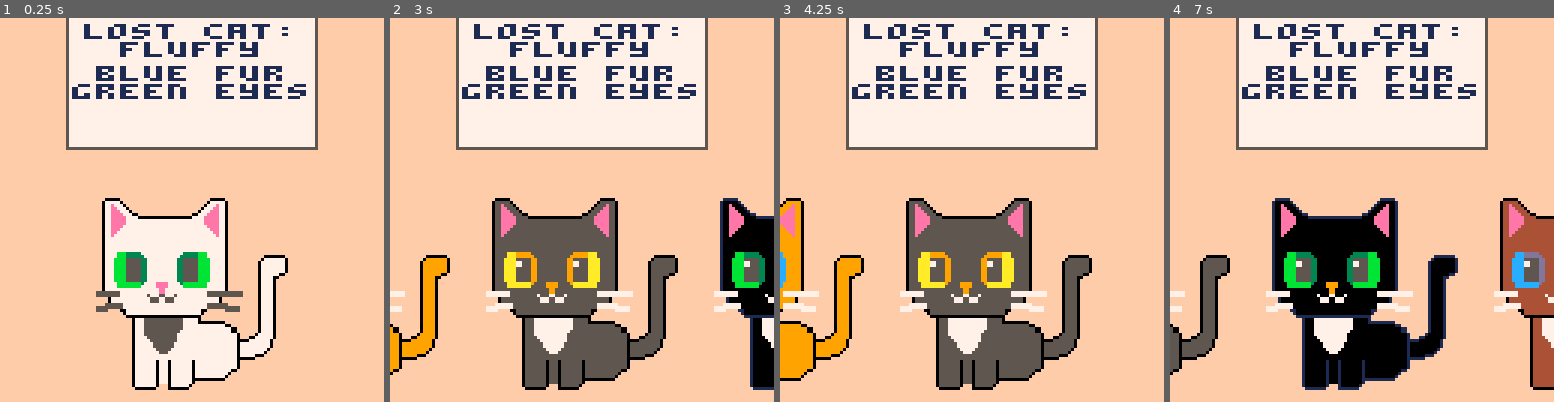
Above: before the commit, frames 1-4 (left to right).
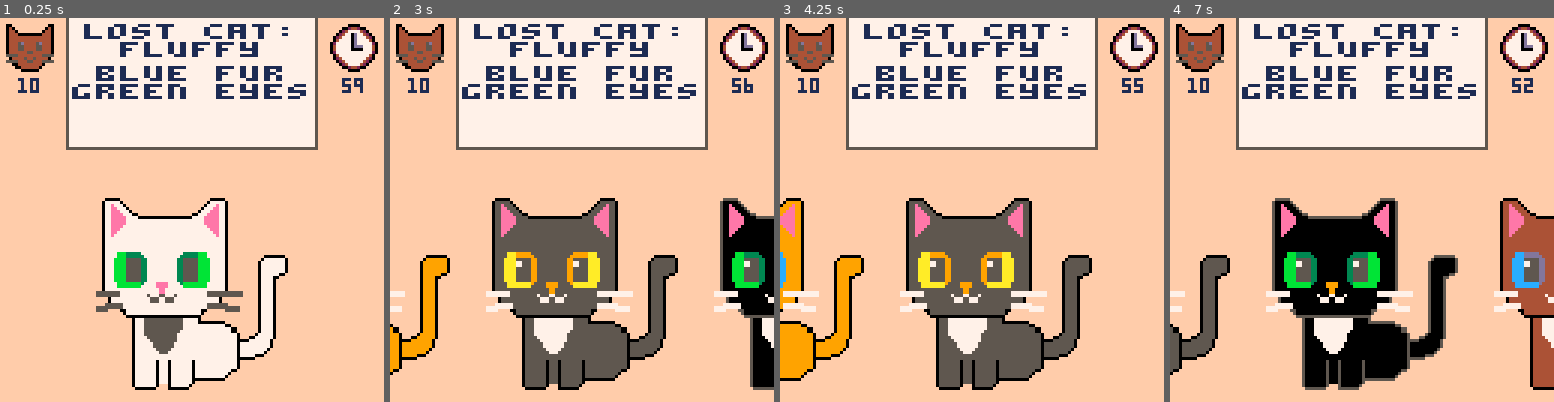
Above: after the commit, the same moments.

Repository: pcal43/pico8-papurrs-please
Game: PICO-8 cartridge pico8-home/carts/lost-cats.p8
Same seed, same stepped clock (60 frames per second), same inputs: the game is played once before the commit and once after it.
Inputs:
- Up to frame 1 (0.25 s): no input
- Up to frame 2 (3 s): hold Right 1.6-2.1 s; hold Right from 2.47 s (still down)
- Up to frame 3 (4.25 s): release Right at 3.03 s; hold Left 3.08-3.58 s; hold Right from 4.02 s (still down)
- Up to frame 4 (7 s): release Right at 4.68 s; hold Left 5.08-5.68 s; hold Right 6.08-6.58 s; hold Right from 6.63 s (still down)

The runs differ from the first frame. In frame 1, 2.6% of the frame differs, in the area x 1-99%, y 1-20%; in frame 2, 3.2%; in frame 3, 2.6%; in frame 4, 4.6%, in the area x 1-99%, y 1-97%.

Commit message:
checkpoint

Diff:
--- a/pico8-home/carts/src/Cat.lua
+++ b/pico8-home/carts/src/Cat.lua
@@ -35,7 +35,7 @@
      stripes = 1,
      whiskers = 7,
      nose = 9,
-     outline = 1
+     outline = 5
    },
    BROWN = {
      name = "brown",
@@ -87,8 +87,8 @@
 
         spr(self.spriteId, x - 64 / 2, y - 64, 8, 8)
         pal()
-        palt(15, false) -- reset
-        palt(0, true)
+        palt()
+
     end
 
     return self
--- a/pico8-home/carts/src/Controller.lua
+++ b/pico8-home/carts/src/Controller.lua
@@ -17,6 +17,7 @@
 
     function self.init()
         cartdata("lost-cats") -- set the key for persistent storage
+
         gameScreen = GameScreen.new()
         showTitle()
     end
@@ -27,6 +28,8 @@
     end
 
     function self.draw()
+
+
         if (activeScreen != nil) activeScreen.draw()
     end
 
--- a/pico8-home/carts/src/GameScreen.lua
+++ b/pico8-home/carts/src/GameScreen.lua
@@ -5,11 +5,14 @@
     self.scrollPos = 0
     self.targetPos = 1
     self.canPress = true
+    self.secondsRemaining = 60.0
+    self.catsRemaining = 10
+    self._last_time = time()
 
     self.catList = {}
     local fur_list = {FurColors.WHITE, FurColors.ORANGE, FurColors.GRAY, FurColors.BLACK, FurColors.BROWN}
     local eye_list = {EyeColors.GREEN, EyeColors.BLUE, EyeColors.GOLDEN}
-    for i=1,5 do
+    for i=1,self.catsRemaining do
         local fidx = ((i - 1) % #fur_list) + 1
         local eidx = ((i - 1) % #eye_list) + 1
         local traits = {
@@ -18,6 +21,7 @@
         }
         self.catList[i] = Cat.new(TUXEDO_CAT, traits)
     end
+
 
     function self.show()
     end
@@ -39,11 +43,54 @@
         self.print_center_top("blue fur", 2, 4)
         self.print_center_top("green eyes", 3, 4)
 
+        -- draw icons: left (sprite 8) with catsRemaining, and clock (sprite 10) right with seconds
+        palt(0, false) -- black is black, beige is transparent
+        local CLOCK_MARGIN = 2
+
+        -- left icon and catsRemaining beneath
+        local left_x = CLOCK_MARGIN
+        local left_y = CLOCK_MARGIN
+        spr(8, left_x, left_y, 2, 2)
+        local cats = flr(self.catsRemaining)
+        local cats_s = tostr(cats)
+        local cats_w = #cats_s * 4
+        local cats_tx = (left_x + 8) - (cats_w / 2)
+        local cats_ty = left_y + 16 + 2
+        print(cats_s, cats_tx, cats_ty, 1)
+
+        -- clock (upper-right) and secondsRemaining beneath
+        local clock_x = 128 - 16 - CLOCK_MARGIN
+        local clock_y = CLOCK_MARGIN
+        spr(10, clock_x, clock_y, 2, 2)
+        local secs = flr(self.secondsRemaining)
+        local s = tostr(secs)
+        local txt_w = #s * 4
+        local tx = (clock_x + 8) - (txt_w / 2)
+        local ty = clock_y + 16 + 2
+        print(s, tx, ty, 1)
+        palt()
+
+
+
+
+
         self.draw_cat_list(self.scrollPos)
 
     end
 
     function self.update()
+
+        -- update countdown
+        local now = time()
+        local dt = now - (self._last_time or now)
+        self._last_time = now
+        if dt > 0 then
+            if self.secondsRemaining > dt then
+                self.secondsRemaining = self.secondsRemaining - dt
+            else
+                self.secondsRemaining = 0
+            end
+        end
 
         -- discrete taps: left decrements, right increments
         if btn(0) then
Not shown, changed: 48 lines of the sprite sheet (__gfx__) section of pico8-home/carts/lost-cats.p8
Not shown, added: mockups/clock.png
